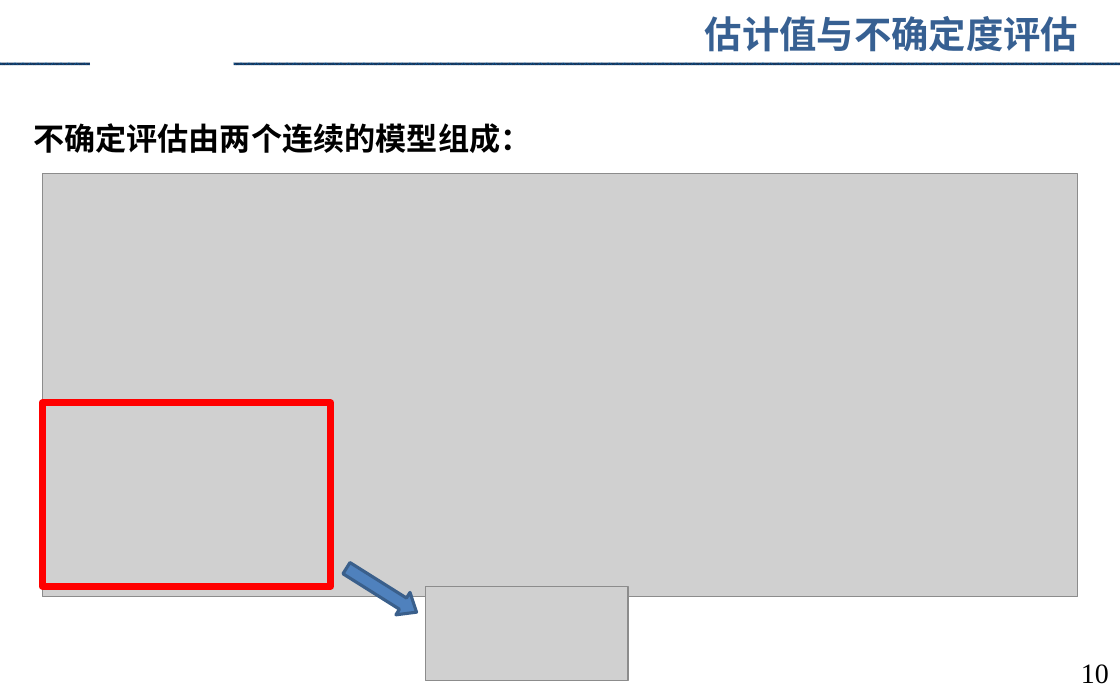
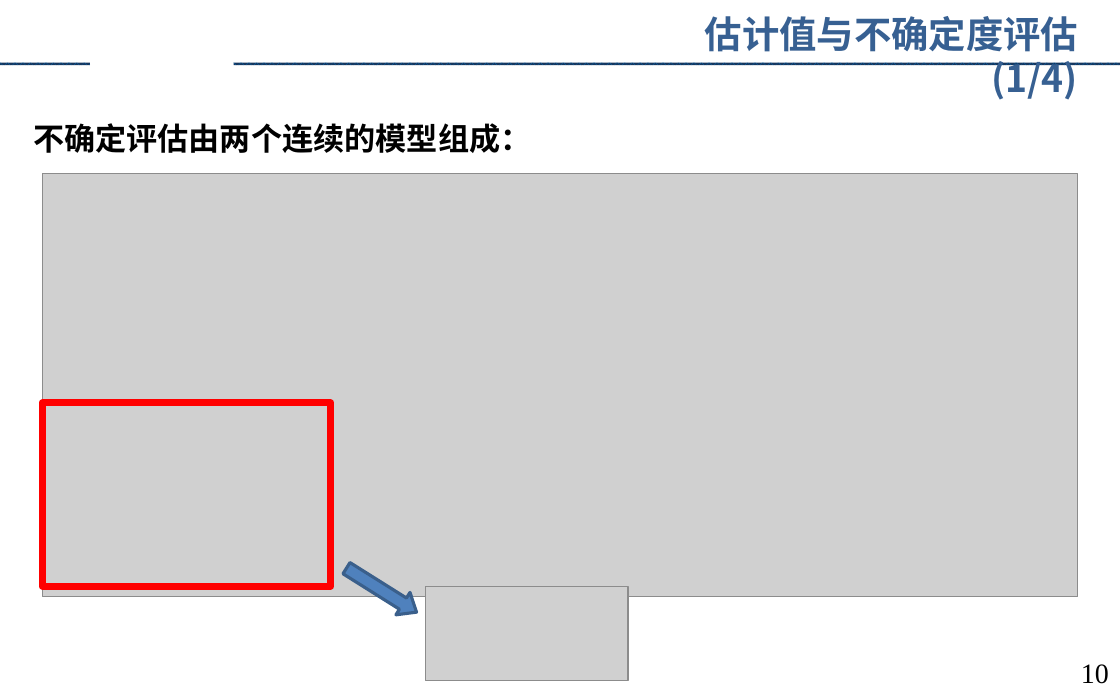
Before and after one commit to augusto-13/ErrorTheory_discussion_ppt, a slide deck: slide 10 of 2023-4-9.pptx. Drawn at 1120x700 pixels with LibreOffice and Linux fonts; fonts in the diff are those of the drawing; grey boxes stand for pictures; background and template pictures are left out. Boxes give left, top, right and bottom in pixels: in the first picture for what was removed or moved away, otherwise in the second. Text is boxed around its words. In the diff, an @@ line names an element or a change of style, - is before the commit and + after.

```diff
--- a/2023-4-9.pptx
+++ b/2023-4-9.pptx
@@ text at bbox=[705, 16, 1078, 100]: text changed @@
-估计值与不确定度评估
+估计值与不确定度评估(1/4)
```
Also in this commit, not shown: 8 other slides changed.
